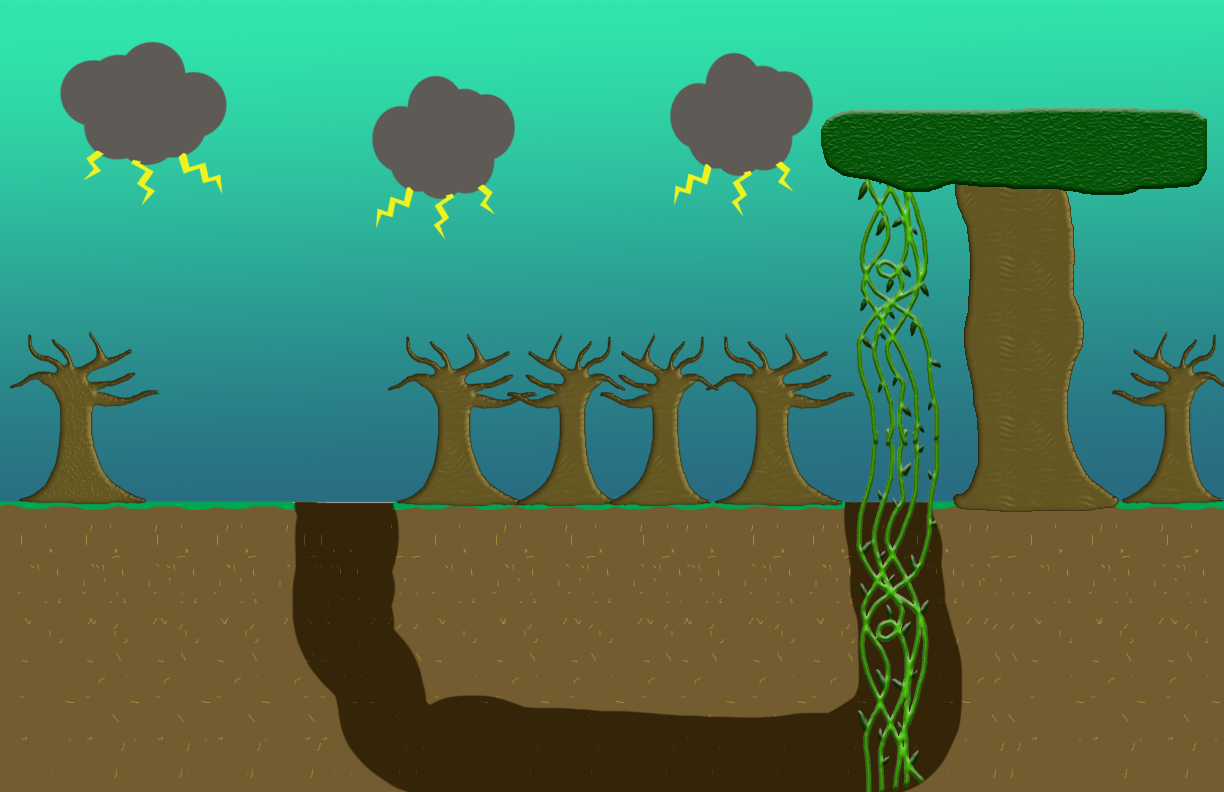
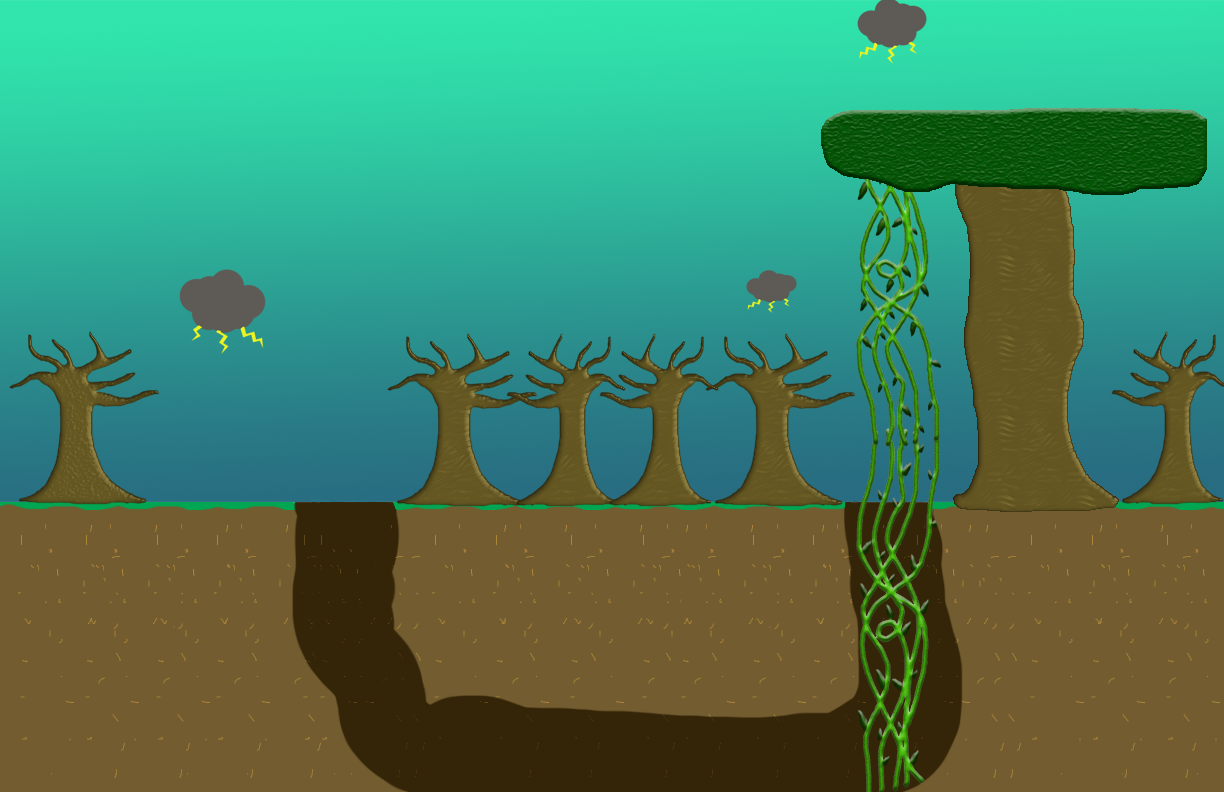
Comparing the layer stacks of the two 1224×792 images. Changes:
painted on "Shape 1 copy 3" over [371, 75, 797, 313]
painted on "Shape 1 copy 2" over [291, 0, 927, 514]
painted on "Shape 1 copy" over [59, 41, 266, 354]
